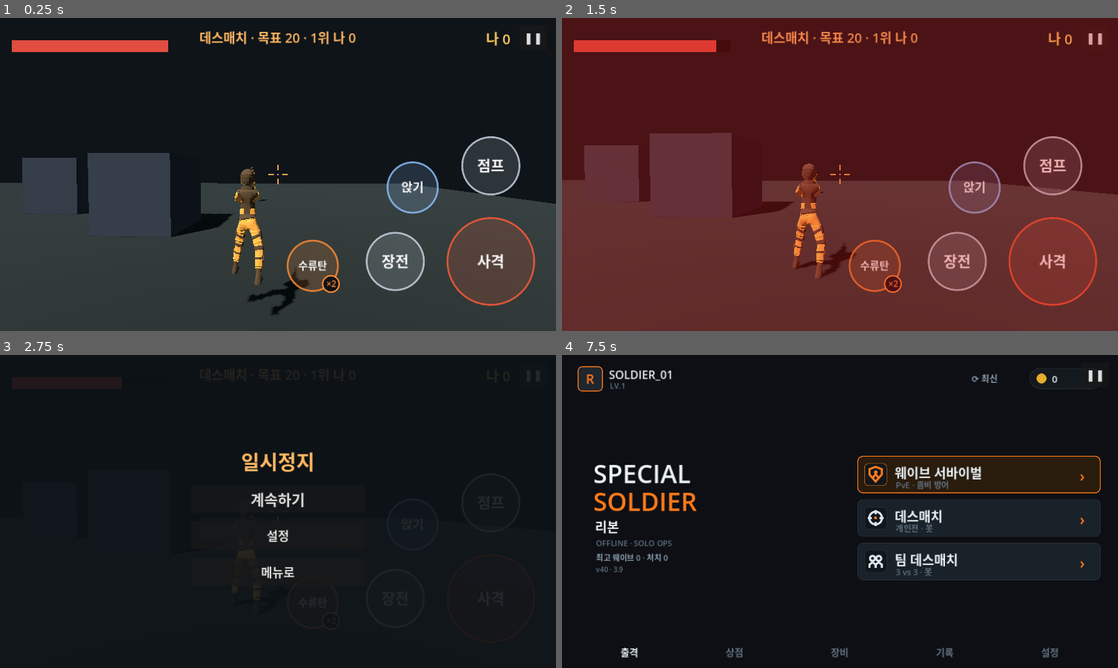
Above: before the commit, frames 1-4 (two rows, left to right).
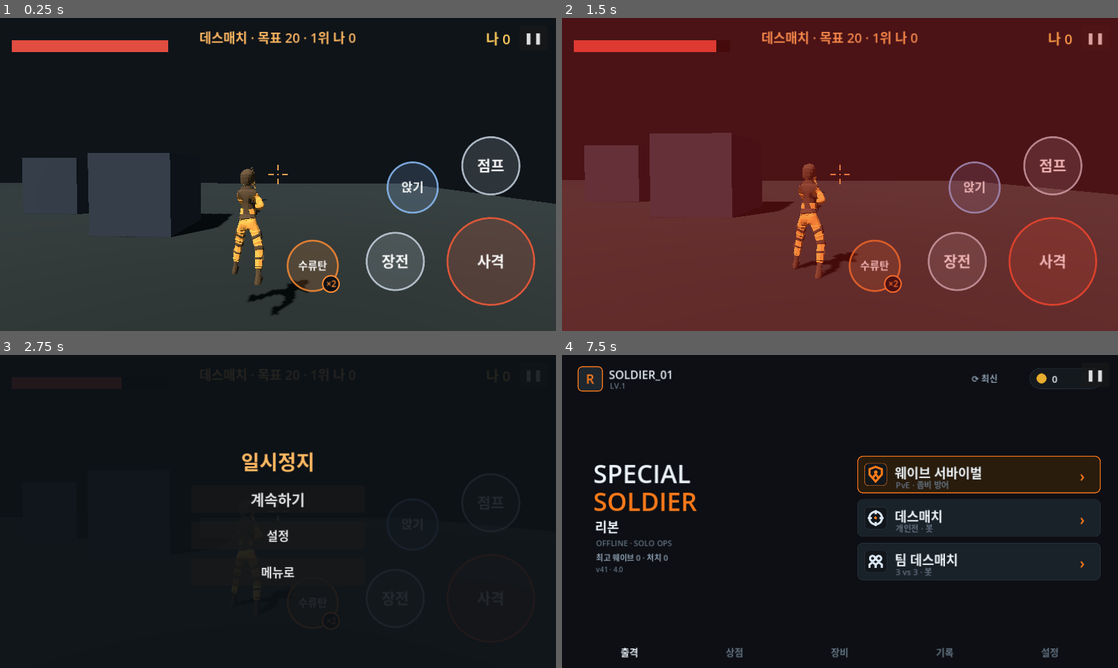
Above: after the commit, the same moments.

Repository: jjongjjongs/Reborn
Game: Godot game, scene res://Deathmatch.tscn
Same seed, same stepped clock (60 frames per second), same inputs: the game is played once before the commit and once after it. This scene is started directly instead of the project's main scene.
Inputs:
- Up to frame 1 (0.25 s): no input
- Up to frame 2 (1.5 s): click "❚❚" at 0.5 s; click "계속하기" at 1.25 s
- Up to frame 3 (2.75 s): click "❚❚" at 2 s
- Up to frame 4 (7.5 s): click "설정" at 2.75 s; click "메뉴로" at 3.5 s; click "❚❚" at 4.25 s; click "계속하기" at 5 s; click "격자" at 5.75 s; click "리셋" at 6.5 s; click "완료" at 7.25 s

The runs differ from the first frame. In frame 1, 0.2% of the frame differs, in the area x 42-56%, y 47-88%; in frame 2, 0.2%; in frame 3, less than 0.1%; in frame 4, less than 0.1%.

Commit message:
Real-world weapon grip: two-hand IK, low ready/shouldered rifles, compressed ready/isosceles pistols, knife hammer grip; Quaternius gun models, v41
Co-Authored-By: Claude Opus 5.5 <noreply@anthropic.com>
Claude-Session: https://claude.ai/code/session_017gCHGQkLFHx2VS6S1QuV14

Diff:
--- a/game/project.godot
+++ b/game/project.godot
@@ -4,8 +4,8 @@
 [application]
 
 config/name="스페셜솔져 리본"
-config/version="3.9"
-config/build_code=40
+config/version="4.0"
+config/build_code=41
 run/main_scene="res://Menu.tscn"
 config/icon="res://icon.svg"
 config/quit_on_go_back=false
--- a/game/soldier.gd
+++ b/game/soldier.gd
@@ -49,7 +49,6 @@
 var _ap: AnimationPlayer
 var _src: Skeleton3D
 var _tgt: Skeleton3D
-var _hand_idx := -1
 var _gun: Node3D
 var _tgt_idx := PackedInt32Array()
 var _src_idx := PackedInt32Array()
@@ -83,11 +82,9 @@
 var _oneshot := 0.0
 var _base := "?"
 var _team := Color(0.8, 0.4, 0.3)
-var _gun_mat := StandardMaterial3D.new()
 
 func setup(team_color: Color, _gear: Color = Color.BLACK) -> void:
 	_team = team_color
-	_gun_mat.albedo_color = Color(0.07, 0.07, 0.09)
 	# visible SWAT
 	var swat := SWAT.instantiate()
 	_swat = swat
@@ -124,7 +121,6 @@
 		_ref_toe_y = _min_toe_y()       # standing reference (SWAT rest)
 	_snapshot_ready_arms()
 	_build_gun()
-	if _tgt: _hand_idx = _tgt.find_bone("Hand.R")
 	if _ap: _ap.play("Idle"); _base = "Idle"
 
 func _build_map() -> void:
@@ -208,7 +204,7 @@
 
 func shoot() -> void:
 	if _dead or _ap == null: return
-	_ap.play("Pistol_Shoot", 0.03); _oneshot = 0.16; _base = "?"
+	_kick = 1.0
 
 func set_dead(d: bool) -> void:
 	if d == _dead: return
@@ -307,35 +303,219 @@
 		nm.albedo_color = col; nm.roughness = 0.85
 		mi.set_surface_override_material(s, nm)
 
+# ---- weapons & grip -------------------------------------------------------
+# Real-world holds (see grip review): long guns -> butt in the right shoulder
+# pocket, strong hand on the pistol grip / stock wrist, support hand under the
+# handguard (shotgun: on the pump). Not aiming = low ready (muzzle ~35 deg down,
+# stock still in the shoulder); aiming = shouldered, barrel level.
+# Pistols -> two hands, compressed ready at the chest / isosceles when aiming.
+# Knife -> hammer grip, blade forward at chest height, free hand up as a guard.
+# Anchors are measured on the model side views: [fraction from the butt, height
+# as a fraction of length above the model's centre].
+const WEAPONS := {
+	"ak":       {"len": 0.88, "kind": "long",   "butt": [0.01, 0.03],  "grip": [0.29, 0.0],   "fore": [0.66, 0.07]},
+	"m4":       {"len": 0.84, "kind": "long",   "butt": [0.01, 0.05],  "grip": [0.31, -0.01], "fore": [0.66, 0.09]},
+	"mp5":      {"len": 0.66, "kind": "long",   "butt": [0.01, 0.06],  "grip": [0.42, -0.01], "fore": [0.76, 0.09]},
+	"shotgun":  {"len": 1.00, "kind": "long",   "butt": [0.01, -0.03], "grip": [0.27, 0.01],  "fore": [0.70, 0.02]},
+	"sniper":   {"len": 1.15, "kind": "long",   "butt": [0.01, -0.03], "grip": [0.26, -0.01], "fore": [0.48, 0.01]},
+	"rpk":      {"len": 1.04, "kind": "long",   "butt": [0.01, 0.01],  "grip": [0.31, -0.02], "fore": [0.64, 0.08]},
+	"pistol":   {"len": 0.20, "kind": "pistol", "grip": [0.17, -0.07]},
+	"revolver": {"len": 0.26, "kind": "pistol", "grip": [0.13, -0.09]},
+	"knife":    {"len": 0.30, "kind": "knife",  "grip": [0.17, 0.0]},
+}
+const READY_PITCH := 35.0      # low ready: muzzle down (deg)
+# the SWAT mesh is stylised (shoulder->wrist 0.42 m vs ~0.58 m on a real adult), so
+# long guns are drawn at 78% to keep the support hand on the handguard
+const LONG_SCALE := 0.78
+const TWIST := -22.0           # rifle stance: torso turned so the support shoulder leads
+var weapon := ""
+var _wdef := {}
+var _wmodel: Node3D
+var _aim_b := 0.0              # 0 = ready, 1 = aiming (blended)
+var _kick := 0.0               # recoil 1 -> 0
+var _arm := {}                 # bone indices
+var _gun_s := Transform3D.IDENTITY   # gun transform in soldier space (this frame)
+
 func _build_gun() -> void:
-	_gun = Node3D.new(); add_child(_gun)
-	_mesh(_gun, Vector3(0.05, 0.10, 0.34), Vector3(0, 0, -0.12))
-	_mesh(_gun, Vector3(0.03, 0.03, 0.30), Vector3(0, 0.01, -0.40))
-	_mesh(_gun, Vector3(0.045, 0.09, 0.14), Vector3(0, -0.01, 0.12))
-	_mesh(_gun, Vector3(0.04, 0.13, 0.05), Vector3(0, -0.09, -0.06))
-	_mesh(_gun, Vector3(0.018, 0.05, 0.03), Vector3(0, 0.08, -0.18))
-
-func _mesh(parent: Node3D, size: Vector3, pos: Vector3) -> void:
-	var m := MeshInstance3D.new()
-	var b := BoxMesh.new(); b.size = size; m.mesh = b
-	m.material_override = _gun_mat; m.position = pos
-	parent.add_child(m)
+	_gun = Node3D.new(); add_child(_gun); _gun.top_level = true
+	for b in ["UpperArm.R", "LowerArm.R", "Hand.R", "UpperArm.L", "LowerArm.L", "Hand.L", "Middle2.R", "Middle2.L", "Torso", "Neck"]:
+		_arm[b] = _tgt.find_bone(b) if _tgt else -1
+	set_weapon("m4")
+
+func set_weapon(id: String) -> void:
+	if id == weapon or not WEAPONS.has(id): return
+	weapon = id
+	_wdef = WEAPONS[id]
+	if _wmodel: _wmodel.queue_free()
+	var m: Node3D = (load("res://assets/guns/%s.glb" % id) as PackedScene).instantiate()
+	var a := _model_aabb(m)
+	var L: float = _len()
+	var sc: float = L / maxf(a.size.x, 0.001)
+	m.rotation.y = PI * 0.5            # model muzzle +X -> holder -Z (forward)
+	m.scale = Vector3.ONE * sc
+	m.position = -(Basis(Vector3.UP, PI * 0.5) * (a.get_center() * sc))
+	_gun.add_child(m)
+	_wmodel = m
+
+# anchor [from-butt fraction, height fraction] -> holder space (barrel -Z, butt +Z)
+func _anchor(key: String) -> Vector3:
+	var v: Array = _wdef[key]
+	var L: float = _len()
+	return Vector3(0.0, float(v[1]) * L, (0.5 - float(v[0])) * L)
+
+func _len() -> float:
+	return float(_wdef["len"]) * (LONG_SCALE if _wdef["kind"] == "long" else 1.0)
+
+func _model_aabb(root: Node3D) -> AABB:
+	var out := AABB(); var first := true
+	for c in _all(root):
+		if c is MeshInstance3D:
+			var t := Transform3D.IDENTITY
+			var cur: Node = c
+			while cur != root and cur != null:
+				t = (cur as Node3D).transform * t; cur = cur.get_parent()
+			var bb: AABB = t * (c as MeshInstance3D).get_aabb()
+			out = bb if first else out.merge(bb); first = false
+	return out
+
+func _bone_s(idx: int) -> Vector3:
+	return _rel(_tgt) * _tgt.get_bone_global_pose(idx).origin
 
 func _update_gun() -> void:
-	if _gun == null or _tgt == null or _hand_idx < 0: return
-	var body := get_parent()
-	var basis: Basis = global_transform.basis
-	if body is Node3D:
-		basis = (body as Node3D).global_transform.basis
-	var hw: Vector3 = (_tgt.global_transform * _tgt.get_bone_global_pose(_hand_idx)).origin
-	_gun.global_transform = Transform3D(basis, hw + basis * Vector3(0.0, 0.02, -0.05))
+	if _gun == null or _tgt == null or _wdef.is_empty(): return
+	var dt := get_process_delta_time()
+	_aim_b = move_toward(_aim_b, 1.0 if _aiming else 0.0, dt * 6.0)
+	_kick = move_toward(_kick, 0.0, dt * 9.0)
 	var throwing := _windup or _throw_t > 0.0
-	_gun.visible = visible and not _dead and not throwing   # gun lowered while throwing
+	var show := not _dead and not throwing
+	_gun.visible = visible and show
+	if show:
+		_pose_weapon()
+		_gun.global_transform = global_transform * _gun_s
+	var hw: Vector3 = global_transform * _bone_s(_arm["Hand.R"])
 	if _nade == null:
 		_nade = Grenade.mesh(); add_child(_nade); _nade.top_level = true
 	_nade.visible = visible and _windup and not _dead
 	if _nade.visible:
-		_nade.global_position = hw + basis * Vector3(0.0, 0.05, 0.0)
+		_nade.global_position = hw + global_transform.basis * Vector3(0.0, 0.05, 0.0)
+
+func _pose_weapon() -> void:
+	var kind: String = _wdef["kind"]
+	if kind == "long":
+		# bladed stance: turn the torso, keep the head facing the target
+		_turn_bone(_arm["Torso"], TWIST)
+		_turn_bone(_arm["Neck"], -TWIST * 0.8)
+	var sh_r := _bone_s(_arm["UpperArm.R"])
+	var sh_l := _bone_s(_arm["UpperArm.L"])
+	var reach := sh_r.distance_to(_bone_s(_arm["LowerArm.R"])) + _bone_s(_arm["LowerArm.R"]).distance_to(_bone_s(_arm["Hand.R"]))
+	var k := ease(_aim_b, -1.8)
+	if kind == "long":
+		var pitch := deg_to_rad(lerpf(-READY_PITCH, 0.0, k) + 4.0 * _kick)
+		var basis := Basis(Vector3.RIGHT, pitch)
+		var pocket := sh_r + Vector3(-0.06, lerpf(-0.05, -0.01, k), -0.04) + Vector3(0, 0, 0.04 * _kick)
+		_gun_s = Transform3D(basis, pocket - basis * _anchor("butt"))
+		# strong hand wraps the pistol grip (palm on its right side, knuckles forward-down);
+		# support hand cradles the handguard from below, palm up
+		_hand("R", _anchor("grip"), Vector3(-0.45, -0.35, -0.82), Vector3(-1, 0, 0), 0.03, 62.0, Vector3(0.6, -1.0, 0.3))
+		_hand("L", _anchor("fore"), Vector3(0.45, 0.25, -0.85), Vector3(0.2, 1, 0), 0.035, 48.0, Vector3(-0.5, -1.0, 0.1))
+	elif kind == "pistol":
+		var mid := (sh_r + sh_l) * 0.5
+		var ready_p := mid + Vector3(0.0, -0.17, -0.26)      # compressed ready
+		var aim_p := mid + Vector3(0.0, 0.08, -reach - 0.04)   # isosceles: arms extended
+		var gp := ready_p.lerp(aim_p, k)
+		var basis := Basis(Vector3.RIGHT, deg_to_rad(9.0 * _kick))
+		_gun_s = Transform3D(basis, gp - basis * _anchor("grip") + Vector3(0, 0, 0.03 * _kick))
+		# strong hand high on the grip; support hand wraps over its fingers from the left
+		_hand("R", _anchor("grip"), Vector3(-0.3, -0.5, -0.8), Vector3(-1, 0, 0), 0.02, 66.0, Vector3(0.8, -1.0, 0.2))
+		_hand("L", _anchor("grip"), Vector3(0.3, -0.5, -0.8), Vector3(1, 0, 0), 0.05, 60.0, Vector3(-0.8, -1.0, 0.2))
+	else:   # knife: hammer grip, blade forward, guard hand up
+		var gp := sh_r + Vector3(-0.08, -0.17, -0.30 - 0.32 * _kick)
+		var basis := Basis(Vector3.RIGHT, deg_to_rad(12.0))
+		_gun_s = Transform3D(basis, gp - basis * _anchor("grip"))
+		_hand("R", _anchor("grip"), Vector3(-0.1, -0.75, -0.65), Vector3(-1, 0, 0.2), 0.02, 72.0, Vector3(0.7, -1.0, 0.4))
+		# guard hand: open, palm toward the target, in front of the chest
+		_hand("L", _gun_s.affine_inverse() * (sh_l + Vector3(0.14, -0.10, -0.30)), Vector3(0.1, 1.0, -0.2), Vector3(0.3, 0, -1), 0.0, 12.0, Vector3(-0.6, -1.0, 0.0))
+
+# place one hand on the weapon. contact/f/n are in gun space: f = wrist->knuckles
+# direction, n = palm normal (toward the part being held), pad = palm thickness
+func _hand(side: String, contact: Vector3, f_g: Vector3, n_g: Vector3, pad: float, curl: float, pole: Vector3) -> void:
+	var gb := _gun_s.basis
+	var f := (gb * f_g).normalized()
+	var n := gb * n_g
+	n = (n - f * n.dot(f)).normalized()
+	var c := _gun_s * contact
+	var wrist := c - n * pad - f * 0.08
+	_ik_hand(side, wrist, pole)
+	var h: int = _arm["Hand." + side]
+	var mi := _tgt.find_bone("Middle2." + side)
+	var ii := _tgt.find_bone("Index2." + side)
+	var pi := _tgt.find_bone("Pinky2." + side)
+	if h < 0 or mi < 0 or ii < 0 or pi < 0: return
+	var hp := _bone_s(h)
+	var fc := (_bone_s(mi) - hp).normalized()
+	var sc := _bone_s(ii) - _bone_s(pi)
+	sc = (sc - fc * sc.dot(fc)).normalized()
+	var sd := f.cross(n) if side == "R" else n.cross(f)    # index-side direction
+	var q := (Basis(f, sd, f.cross(sd)) * Basis(fc, sc, fc.cross(sc)).inverse()).get_rotation_quaternion()
+	_rot_bone_s(h, q)
+	# curl the fingers toward the palm (each joint adds to its parent's bend)
+	var axis := f.cross(n).normalized()
+	for fn in ["Index", "Middle", "Ring", "Pinky"]:
+		for seg in [2, 3, 4]:
+			_rot_bone_s(_tgt.find_bone("%s%d.%s" % [fn, seg, side]), Quaternion(axis, deg_to_rad(curl)))
+	for seg in [2, 3]:
+		_rot_bone_s(_tgt.find_bone("Thumb%d.%s" % [seg, side]), Quaternion(axis, deg_to_rad(curl * 0.35)))
+
+# rotate a bone by q (soldier space) about its own origin
+func _rot_bone_s(b: int, q: Quaternion) -> void:
+	if b < 0: return
+	var g := _tgt.get_bone_global_pose(b).basis.get_rotation_quaternion()
+	var new_g: Quaternion = _kt.inverse() * q * _kt * g
+	var p := _tgt.get_bone_parent(b)
+	var pg := Quaternion.IDENTITY
+	if p >= 0: pg = _tgt.get_bone_global_pose(p).basis.get_rotation_quaternion()
+	_tgt.set_bone_pose_rotation(b, pg.inverse() * new_g)
+
+# two-bone IK in soldier space: put the wrist at `target`, elbow toward `pole`
+func _ik_hand(side: String, target: Vector3, pole: Vector3) -> void:
+	var u: int = _arm["UpperArm." + side]
+	var l: int = _arm["LowerArm." + side]
+	var h: int = _arm["Hand." + side]
+	if u < 0 or l < 0 or h < 0: return
+	var s := _bone_s(u)
+	var a := s.distance_to(_bone_s(l))
+	var b := _bone_s(l).distance_to(_bone_s(h))
+	var to := target - s
+	var d := clampf(to.length(), absf(a - b) + 0.01, a + b - 0.005)
+	var n := to.normalized()
+	var x := (a * a - b * b + d * d) / (2.0 * d)
+	var hh := sqrt(maxf(a * a - x * x, 0.0))
+	var p := pole - n * pole.dot(n)
+	if p.length() < 0.001: p = Vector3.DOWN
+	var elbow := s + n * x + p.normalized() * hh
+	_point_bone(u, l, elbow - s)
+	_point_bone(l, h, (s + n * d) - elbow)
+
+func _turn_bone(b: int, deg: float) -> void:
+	if b < 0: return
+	var g := _tgt.get_bone_global_pose(b).basis.get_rotation_quaternion()
+	var q := Quaternion(Vector3.UP, deg_to_rad(deg))
+	var new_g: Quaternion = _kt.inverse() * q * _kt * g
+	var p := _tgt.get_bone_parent(b)
+	var pg := Quaternion.IDENTITY
+	if p >= 0: pg = _tgt.get_bone_global_pose(p).basis.get_rotation_quaternion()
+	_tgt.set_bone_pose_rotation(b, pg.inverse() * new_g)
+
+func _point_bone(b: int, c: int, dir_s: Vector3) -> void:
+	var rt := _rel(_tgt)
+	var gb := _tgt.get_bone_global_pose(b)
+	var cur := ((rt * _tgt.get_bone_global_pose(c).origin) - (rt * gb.origin)).normalized()
+	var q := _arc(cur, dir_s.normalized())
+	var new_g: Quaternion = _kt.inverse() * q * _kt * gb.basis.get_rotation_quaternion()
+	var p := _tgt.get_bone_parent(b)
+	var pg := Quaternion.IDENTITY
+	if p >= 0: pg = _tgt.get_bone_global_pose(p).basis.get_rotation_quaternion()
+	_tgt.set_bone_pose_rotation(b, pg.inverse() * new_g)
 
 # windup pose: no throw clip in the library, so aim the right arm's bones (in this
 # node's space, +Z = behind) after retargeting: elbow up/back, hand behind the head
Not shown, added: game/assets/guns/CREDITS.txt
Binary file added: game/assets/guns/ak.glb
Not shown, added: game/assets/guns/ak.glb.import
Binary file added: game/assets/guns/knife.glb
Not shown, added: game/assets/guns/knife.glb.import
Binary file added: game/assets/guns/m4.glb
Not shown, added: game/assets/guns/m4.glb.import
Binary file added: game/assets/guns/mp5.glb
Not shown, added: game/assets/guns/mp5.glb.import
Binary file added: game/assets/guns/pistol.glb
Not shown, added: game/assets/guns/pistol.glb.import
Binary file added: game/assets/guns/revolver.glb
(and 8 more such lines)
